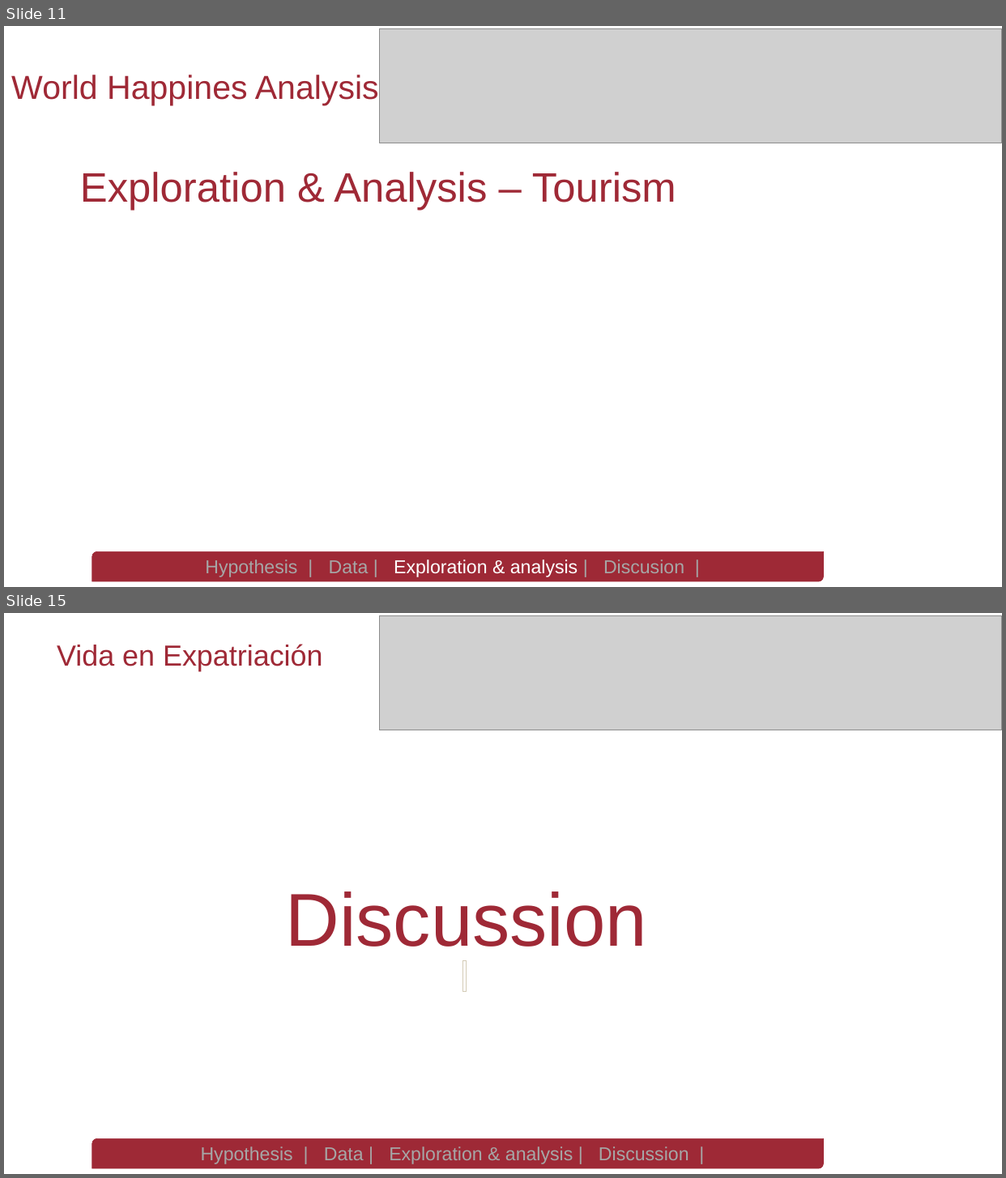
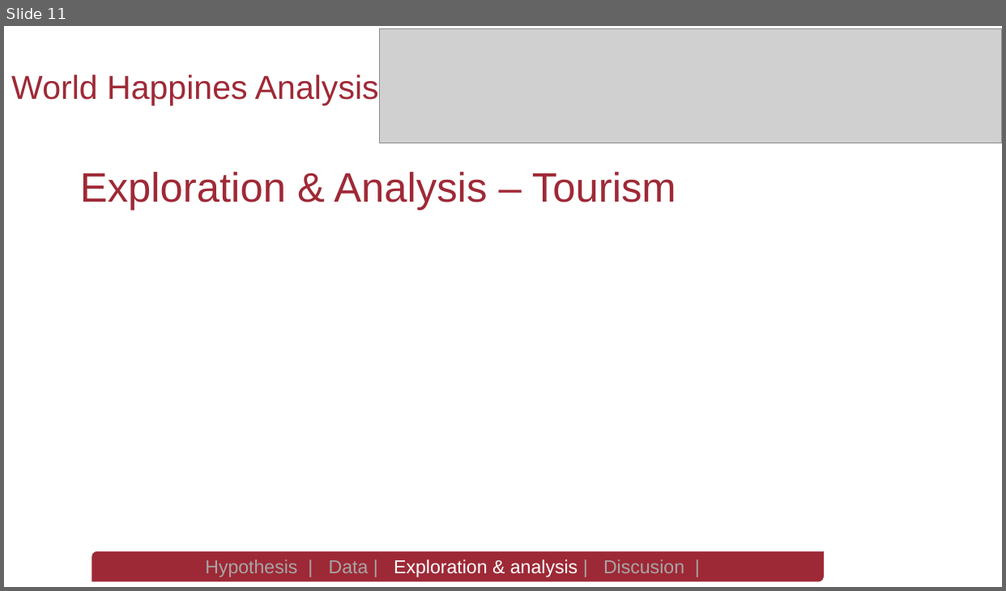
Before and after one commit to spastranas/GroupProject, a slide deck: World Happiness Analysis- Group 4 Final Presentation.pptx. Shown one above the other, each under a label of ours: slides 11 and 15 before the commit, slide 11 after it; the slides between them are not shown. The pictures are 1006x1178 and 1006x591 pixels, drawn with LibreOffice and Linux fonts; fonts in the diff are those of the drawing; grey boxes stand for pictures; background and template pictures are left out. Boxes give left, top, right and bottom in pixels: in the first picture for what was removed or moved away, otherwise in the second. Text is boxed around its words. In the diff, an @@ line names an element or a change of style, - is before the commit and + after.

```diff
--- a/World Happiness Analysis- Group 4 Final Presentation.pptx
+++ b/World Happiness Analysis- Group 4 Final Presentation.pptx
@@ slide 15 removed at (4, 613, 1002, 1174), background picture (left out) @@
@@ picture removed at (379, 615, 1002, 730) @@
@@ text removed at (57, 644, 323, 671) @@
-Vida en Expatriación
@@ text removed at (285, 892, 647, 947) @@
-Discussion
@@ rectangle removed at (463, 961, 467, 991) @@
@@ round diag rect removed at (92, 1139, 824, 1169) @@
-Hypothesis | Data | Exploration & analysis | Discussion |
```
Also in this commit, not shown: 4 slides changed, 5 slides added, 3 other files.
